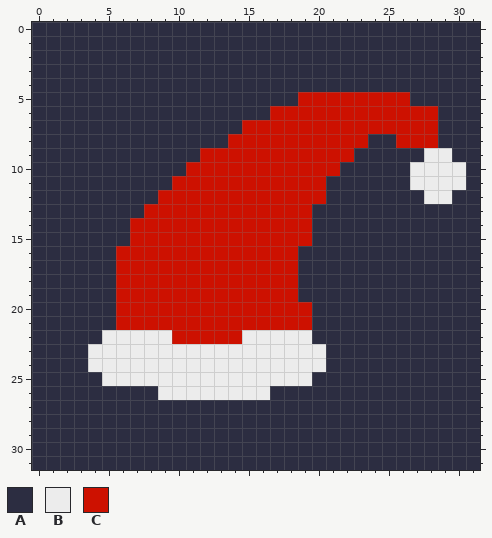
Pixel-art file -- Assets/Player/Upgrades/T_UpgradeIcons.aseprite. Above: the version before the commit.
32x32 pixels, 1 frame.
Palette (. is transparent): A #2c2d41  B #ececec  C #cd1100
Now the later version:
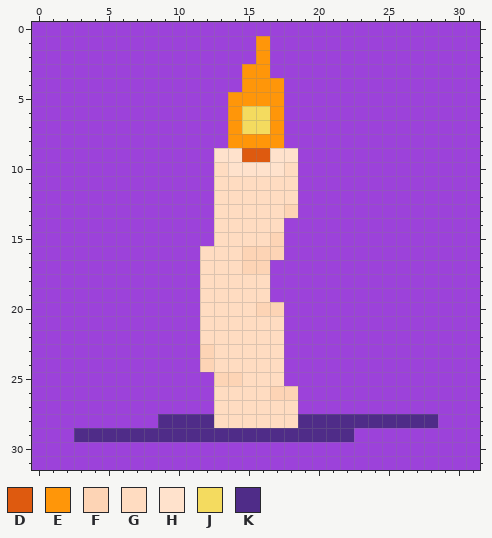
Colours new in this view: D #de5a0f  E #ff9609  F #fdd4b5  G #ffdcc1  H #ffe2cc  J #f4db5f  K #4f2c88
Author's note on the commit: Candle gun
Edits made:
layer "NickBlessing" now hidden
layer "CandleGun" added
colour A: #2c2d41 -> #9c42da
Changed rows in their new state; - is a pixel that keeps its letter.
Layer "CandleGun":
first column x 3:
 1 -------------E--------------
 2 -------------E--------------
 3 ------------EE--------------
 4 ------------EEE-------------
 5 -----------EEEE-AAAAAAAA----
 6 -----------EJJEAAAAAAAAAAA--
 7 -----------EJJEAAAAAAAAAAA--
 8 -----------EEEEAAAAAA--AAA--
 9 ---------AHHDDHHAAAA-----AA-
10 --------AAGHHHHGAAA-----AAAA
11 -------AAAGGGGGGAA------AAAA
12 ------AAAAGGGGGGAA-------AA-
13 -----AAAAAGGGGGFA-----------
14 ----AAAAAAGGGGGAA-----------
15 ----AAAAAAGGGGFAA-----------
16 ---AAAAAAGGGFFFA------------
17 ---AAAAAAGGGFFAA------------
18 ---AAAAAAGGGGGAA------------
19 ---AAAAAAGGGGGAA------------
20 ---AAAAAAGGGGFFAA-----------
21 ---AAAAAAGGGGGGAA-----------
22 --AAAAAAAGGGGGGAA-----------
23 -AAAAAAAAFGGGGGAAA----------
24 -AAAAAAAAFGGGGGAAA----------
25 --AAAAAAAAFFGGGAA-----------
26 ------AAAAGGGGFF------------
27 ----------GGGGGG------------
28 ------KKKKGGGGGGKKKKKKKKKK--
29 KKKKKKKKKKKKKKKKKKKK--------
